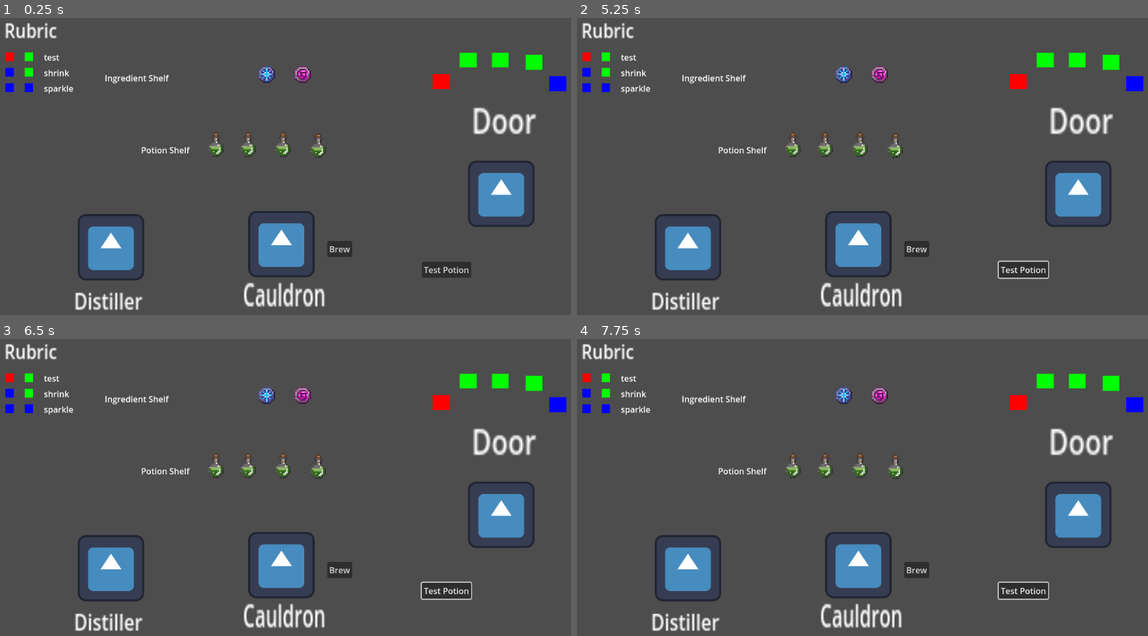
Above: before the commit, frames 1-4 (two rows, left to right).
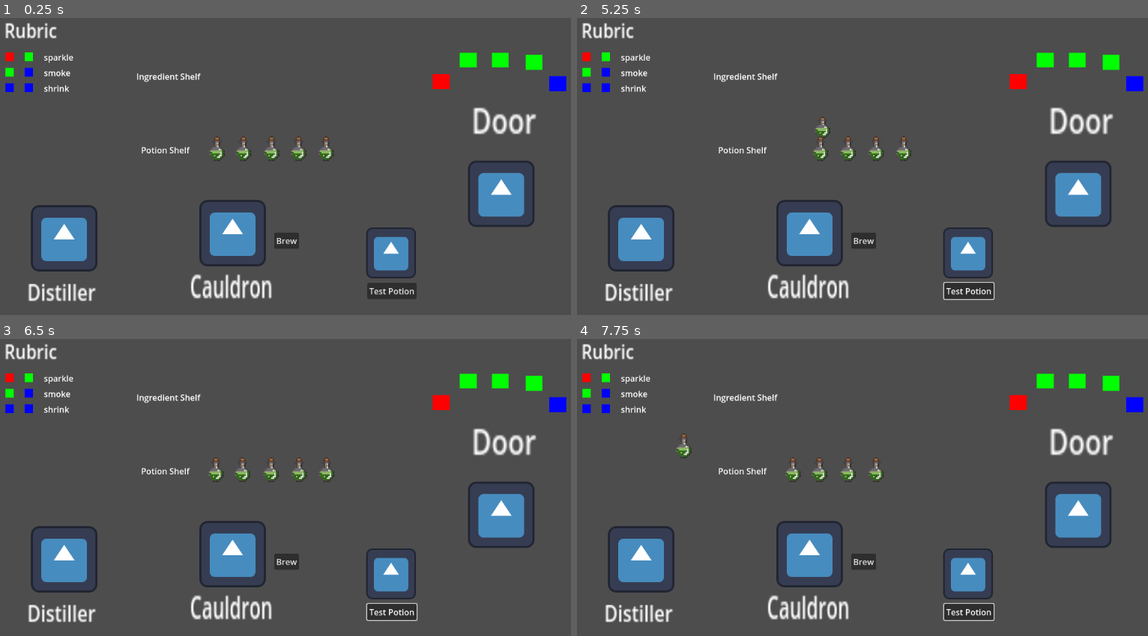
Above: after the commit, the same moments.

Repository: Sleeping-Robot-Games/Interstellar-Potion
Game: Godot game, scene res://scenes/game.tscn
Same seed, same stepped clock (60 frames per second), same inputs: the game is played once before the commit and once after it. The engine's default icon, where the game draws it, is replaced by a stand-in: a white triangle on a blue panel in a dark square.
Inputs (mouse positions are in pixels of both pictures, inside the frame that each line leads up to):
- Up to frame 1 (0.25 s): no input
- Up to frame 2 (5.25 s): click "Brew" at 0.5 s; click "Test Potion" at 1.25 s; click "Brew" at 2 s; click "Test Potion" at 2.75 s; click "Brew" at 3.5 s; click "Test Potion" at 4.25 s; tap Enter at 5 s; drag from (793, 145) to (879, 74) at 5.02 s
- Up to frame 3 (6.5 s): drag from (251, 466) to (302, 395) at 5.77 s
- Up to frame 4 (7.75 s): move the mouse to (862, 466) at 6.52 s; click (862, 466) at 6.67 s; tap Space at 7.25 s; drag from (896, 466) to (685, 442) at 7.27 s

The runs differ from the first frame. In frame 1, 11% of the frame differs, in the area x 0-83%, y 12-99%; in frame 2, 11%; in frame 3, 11%; in frame 4, 11%.

Commit message:
we clicking and dragging

Diff:
--- a/scenes/game.tscn
+++ b/scenes/game.tscn
@@ -1,10 +1,20 @@
-[gd_scene load_steps=6 format=3 uid="uid://c40o4d6evlptt"]
+[gd_scene load_steps=8 format=3 uid="uid://c40o4d6evlptt"]
 
 [ext_resource type="Script" path="res://scripts/game.gd" id="1_5uhqb"]
-[ext_resource type="PackedScene" uid="uid://ypyuf6v1221x" path="res://scenes/rubric_row.tscn" id="1_jpkwy"]
 [ext_resource type="Texture2D" uid="uid://cau643n4iiahd" path="res://icon.svg" id="2_s6gcc"]
 [ext_resource type="PackedScene" uid="uid://b078erutahxlu" path="res://scenes/potion.tscn" id="4_lu131"]
-[ext_resource type="PackedScene" uid="uid://cwsgtumnbrxfi" path="res://scenes/ingredient.tscn" id="8_nmp50"]
+
+[sub_resource type="RectangleShape2D" id="RectangleShape2D_iehke"]
+size = Vector2(129, 124)
+
+[sub_resource type="RectangleShape2D" id="RectangleShape2D_bmckp"]
+size = Vector2(131, 127)
+
+[sub_resource type="RectangleShape2D" id="RectangleShape2D_j6oc5"]
+size = Vector2(125, 124.5)
+
+[sub_resource type="RectangleShape2D" id="RectangleShape2D_h4d7w"]
+size = Vector2(96.25, 98.5)
 
 [node name="Game" type="Node2D"]
 script = ExtResource("1_5uhqb")
@@ -19,21 +29,9 @@
 layout_mode = 0
 offset_left = 35.0
 offset_top = 95.0
-offset_right = 139.0
+offset_right = 174.0
 offset_bottom = 290.0
 theme_override_constants/separation = 30
-
-[node name="Row" parent="Rubric/Container" instance=ExtResource("1_jpkwy")]
-layout_mode = 2
-combination = ["red", "green", "test"]
-
-[node name="Row2" parent="Rubric/Container" instance=ExtResource("1_jpkwy")]
-layout_mode = 2
-combination = ["blue", "green", "shrink"]
-
-[node name="Row3" parent="Rubric/Container" instance=ExtResource("1_jpkwy")]
-layout_mode = 2
-combination = ["blue", "blue", "sparkle"]
 
 [node name="Label" type="Label" parent="Rubric"]
 layout_mode = 0
@@ -44,10 +42,10 @@
 scale = Vector2(2.03786, 2.36778)
 text = "Rubric"
 
-[node name="DoorPlaceholder" type="Node2D" parent="."]
+[node name="Door" type="Node2D" parent="."]
 position = Vector2(976, 34)
 
-[node name="Label2" type="Label" parent="DoorPlaceholder"]
+[node name="Label2" type="Label" parent="Door"]
 offset_left = -44.0
 offset_top = 144.0
 offset_right = -4.0
@@ -56,7 +54,7 @@
 text = "Door"
 metadata/_edit_use_anchors_ = true
 
-[node name="Requirements" type="Control" parent="DoorPlaceholder/Label2"]
+[node name="Requirements" type="Control" parent="Door/Label2"]
 layout_mode = 1
 anchor_left = -0.0212422
 anchor_top = 0.56385
@@ -68,7 +66,7 @@
 offset_bottom = -13.0
 metadata/_edit_use_anchors_ = true
 
-[node name="ColorRect" type="ColorRect" parent="DoorPlaceholder/Label2/Requirements"]
+[node name="ColorRect" type="ColorRect" parent="Door/Label2/Requirements"]
 layout_mode = 0
 offset_left = -16.5515
 offset_top = 5.92442
@@ -77,7 +75,7 @@
 color = Color(1, 0, 0, 1)
 metadata/_edit_use_anchors_ = true
 
-[node name="ColorRect2" type="ColorRect" parent="DoorPlaceholder/Label2/Requirements"]
+[node name="ColorRect2" type="ColorRect" parent="Door/Label2/Requirements"]
 layout_mode = 0
 offset_left = -1.15757
 offset_top = -3.54871
@@ -86,7 +84,7 @@
 color = Color(0, 1, 0, 1)
 metadata/_edit_use_anchors_ = true
 
-[node name="ColorRect3" type="ColorRect" parent="DoorPlaceholder/Label2/Requirements"]
+[node name="ColorRect3" type="ColorRect" parent="Door/Label2/Requirements"]
 layout_mode = 0
 offset_left = 17.623
 offset_top = -3.79161
@@ -95,7 +93,7 @@
 color = Color(0, 1, 0, 1)
 metadata/_edit_use_anchors_ = true
 
-[node name="ColorRect4" type="ColorRect" parent="DoorPlaceholder/Label2/Requirements"]
+[node name="ColorRect4" type="ColorRect" parent="Door/Label2/Requirements"]
 layout_mode = 0
 offset_left = 37.6351
 offset_top = -2.57711
@@ -104,7 +102,7 @@
 color = Color(0, 1, 0, 1)
 metadata/_edit_use_anchors_ = true
 
-[node name="ColorRect5" type="ColorRect" parent="DoorPlaceholder/Label2/Requirements"]
+[node name="ColorRect5" type="ColorRect" parent="Door/Label2/Requirements"]
 layout_mode = 0
 offset_left = 51.7975
 offset_top = 6.89602
@@ -113,14 +111,24 @@
 color = Color(0, 0, 1, 1)
 metadata/_edit_use_anchors_ = true
 
-[node name="Sprite2D" type="Sprite2D" parent="DoorPlaceholder"]
+[node name="Sprite2D" type="Sprite2D" parent="Door"]
 position = Vector2(13, 334)
 texture = ExtResource("2_s6gcc")
 
-[node name="CauldronPlaceholder" type="Node2D" parent="."]
-position = Vector2(565, 482)
-
-[node name="Label" type="Label" parent="CauldronPlaceholder"]
+[node name="Marker2D" type="Marker2D" parent="Door"]
+position = Vector2(13, 338)
+
+[node name="Area2D" type="Area2D" parent="Door"]
+position = Vector2(-34, 272)
+
+[node name="CollisionShape2D" type="CollisionShape2D" parent="Door/Area2D"]
+position = Vector2(50.5, 60)
+shape = SubResource("RectangleShape2D_iehke")
+
+[node name="Cauldron" type="Node2D" parent="."]
+position = Vector2(463, 466)
+
+[node name="Label" type="Label" parent="Cauldron"]
 offset_left = -73.0
 offset_top = 36.0
 offset_right = -2.0
@@ -129,21 +137,31 @@
 text = "Cauldron"
 metadata/_edit_use_anchors_ = true
 
-[node name="Sprite2D" type="Sprite2D" parent="CauldronPlaceholder"]
-position = Vector2(1, -17)
-texture = ExtResource("2_s6gcc")
-
-[node name="Button" type="Button" parent="CauldronPlaceholder"]
+[node name="Sprite2D" type="Sprite2D" parent="Cauldron"]
+position = Vector2(9, -22)
+texture = ExtResource("2_s6gcc")
+
+[node name="Button" type="Button" parent="Cauldron"]
 offset_left = 89.0
 offset_top = -23.0
 offset_right = 137.0
 offset_bottom = 8.0
 text = "Brew"
-
-[node name="DistillerPlaceholder" type="Node2D" parent="."]
-position = Vector2(169, 527)
-
-[node name="Label" type="Label" parent="DistillerPlaceholder"]
+metadata/_edit_use_anchors_ = true
+
+[node name="Marker2D" type="Marker2D" parent="Cauldron"]
+position = Vector2(10, -21)
+
+[node name="Area2D" type="Area2D" parent="Cauldron"]
+
+[node name="CollisionShape2D" type="CollisionShape2D" parent="Cauldron/Area2D"]
+position = Vector2(8.5, -22.5)
+shape = SubResource("RectangleShape2D_bmckp")
+
+[node name="Distiller" type="Node2D" parent="."]
+position = Vector2(79, 510)
+
+[node name="Label" type="Label" parent="Distiller"]
 offset_left = -2.0
 offset_top = 16.0
 offset_right = 58.0
@@ -152,70 +170,118 @@
 text = "Distiller"
 metadata/_edit_use_anchors_ = true
 
-[node name="Sprite2D" type="Sprite2D" parent="DistillerPlaceholder"]
+[node name="Sprite2D" type="Sprite2D" parent="Distiller"]
 position = Vector2(69, -56)
 texture = ExtResource("2_s6gcc")
 
-[node name="PotionShelfPlaceholder" type="Node2D" parent="."]
+[node name="Marker2D" type="Marker2D" parent="Distiller"]
+position = Vector2(70, -52)
+
+[node name="Area2D" type="Area2D" parent="Distiller"]
+
+[node name="CollisionShape2D" type="CollisionShape2D" parent="Distiller/Area2D"]
+position = Vector2(68.5, -55.25)
+shape = SubResource("RectangleShape2D_j6oc5")
+
+[node name="PotionShelf" type="Node2D" parent="."]
 position = Vector2(303, 273)
 
-[node name="Label" type="Label" parent="PotionShelfPlaceholder"]
+[node name="Label" type="Label" parent="PotionShelf"]
 offset_left = -7.0
 offset_top = -1.0
 offset_right = 86.0
 offset_bottom = 22.0
 text = "Potion Shelf"
 
-[node name="Potion" parent="PotionShelfPlaceholder" instance=ExtResource("4_lu131")]
-position = Vector2(137, -8)
-
-[node name="Potion2" parent="PotionShelfPlaceholder" instance=ExtResource("4_lu131")]
-position = Vector2(199, -8)
-
-[node name="Potion3" parent="PotionShelfPlaceholder" instance=ExtResource("4_lu131")]
-position = Vector2(266, -8)
-
-[node name="Potion4" parent="PotionShelfPlaceholder" instance=ExtResource("4_lu131")]
-position = Vector2(334, -6)
-ingredients = ["green", "blue"]
-
-[node name="IngredientShelfPlaceholder" type="Node2D" parent="."]
+[node name="Pos1" type="Marker2D" parent="PotionShelf"]
+position = Vector2(137, 0)
+
+[node name="Pos2" type="Marker2D" parent="PotionShelf"]
+position = Vector2(188, 0)
+
+[node name="Pos3" type="Marker2D" parent="PotionShelf"]
+position = Vector2(241, 0)
+
+[node name="Pos4" type="Marker2D" parent="PotionShelf"]
+position = Vector2(295, 0)
+
+[node name="Pos5" type="Marker2D" parent="PotionShelf"]
+position = Vector2(348, 0)
+
+[node name="Potion" parent="PotionShelf" instance=ExtResource("4_lu131")]
+position = Vector2(137, 0)
+
+[node name="Potion2" parent="PotionShelf" instance=ExtResource("4_lu131")]
+position = Vector2(188, 0)
+shelf_index = 2
+
+[node name="Potion3" parent="PotionShelf" instance=ExtResource("4_lu131")]
+position = Vector2(242, 0)
+effect = "sparkle"
+shelf_index = 3
+
+[node name="Potion4" parent="PotionShelf" instance=ExtResource("4_lu131")]
+position = Vector2(294, 0)
+effect = "shrink"
+shelf_index = 4
+
+[node name="Potion5" parent="PotionShelf" instance=ExtResource("4_lu131")]
+position = Vector2(347, 0)
+effect = "shrink"
+shelf_index = 5
+
+[node name="IngredientShelf" type="Node2D" parent="."]
 position = Vector2(299, 132)
 
-[node name="Label" type="Label" parent="IngredientShelfPlaceholder"]
-offset_left = -73.0
-offset_top = 1.0
-offset_right = 50.0
-offset_bottom = 24.0
+[node name="Label" type="Label" parent="IngredientShelf"]
+offset_left = -12.0
+offset_top = -2.0
+offset_right = 111.0
+offset_bottom = 21.0
 text = "Ingredient Shelf"
 
-[node name="Ingredient" parent="IngredientShelfPlaceholder" instance=ExtResource("8_nmp50")]
-position = Vector2(308, 5)
-
-[node name="Ingredient2" parent="IngredientShelfPlaceholder" instance=ExtResource("8_nmp50")]
-position = Vector2(239, 5)
-color = "green"
-
-[node name="Ingredient3" parent="IngredientShelfPlaceholder" instance=ExtResource("8_nmp50")]
-visible = false
-position = Vector2(164, 7)
-color = "green"
-
-[node name="Ingredient4" parent="IngredientShelfPlaceholder" instance=ExtResource("8_nmp50")]
-visible = false
-position = Vector2(98, 7)
-color = "red"
-
-[node name="Button" type="Button" parent="."]
-offset_left = 836.0
-offset_top = 499.0
-offset_right = 931.0
-offset_bottom = 530.0
-text = "Test Potion"
-
-[node name="Label" type="Label" parent="Button"]
-layout_mode = 0
+[node name="Pos1" type="Marker2D" parent="IngredientShelf"]
+position = Vector2(146, 0)
+
+[node name="Pos2" type="Marker2D" parent="IngredientShelf"]
+position = Vector2(193, 0)
+
+[node name="Pos3" type="Marker2D" parent="IngredientShelf"]
+position = Vector2(242, 0)
+
+[node name="Pos4" type="Marker2D" parent="IngredientShelf"]
+position = Vector2(290, 0)
+
+[node name="Pos5" type="Marker2D" parent="IngredientShelf"]
+position = Vector2(342, 0)
+
+[node name="Pos6" type="Marker2D" parent="IngredientShelf"]
+position = Vector2(393, 0)
+
+[node name="TestPotion" type="Node2D" parent="."]
+position = Vector2(731, 540)
+
+[node name="Label" type="Label" parent="TestPotion"]
 offset_left = 25.0
 offset_top = 47.0
 offset_right = 65.0
 offset_bottom = 70.0
+
+[node name="Sprite2D" type="Sprite2D" parent="TestPotion"]
+position = Vector2(46, -58)
+scale = Vector2(0.75, 0.765625)
+texture = ExtResource("2_s6gcc")
+
+[node name="Marker2D" type="Marker2D" parent="TestPotion"]
+position = Vector2(45, -54)
+
+[node name="Button" type="Button" parent="TestPotion"]
+offset_right = 8.0
+offset_bottom = 8.0
+text = "Test Potion"
+
+[node name="Area2D" type="Area2D" parent="TestPotion"]
+
+[node name="CollisionShape2D" type="CollisionShape2D" parent="TestPotion/Area2D"]
+position = Vector2(46.125, -60.25)
+shape = SubResource("RectangleShape2D_h4d7w")
--- a/scenes/potion.tscn
+++ b/scenes/potion.tscn
@@ -7,8 +7,10 @@
 size = Vector2(36, 47)
 
 [node name="Potion" type="AnimatedSprite2D"]
+z_index = 1
 sprite_frames = ExtResource("1_dpclg")
-frame_progress = 0.347
+frame = 2
+frame_progress = 0.621926
 script = ExtResource("2_aynsk")
 
 [node name="Area2D" type="Area2D" parent="."]
@@ -17,4 +19,7 @@
 [node name="CollisionShape2D" type="CollisionShape2D" parent="Area2D"]
 shape = SubResource("RectangleShape2D_jah83")
 
+[connection signal="area_entered" from="Area2D" to="." method="_on_area_2d_area_entered"]
+[connection signal="area_exited" from="Area2D" to="." method="_on_area_2d_area_exited"]
 [connection signal="mouse_entered" from="Area2D" to="." method="_on_area_2d_mouse_entered"]
+[connection signal="mouse_exited" from="Area2D" to="." method="_on_area_2d_mouse_exited"]
--- a/scripts/game.gd
+++ b/scripts/game.gd
@@ -1,11 +1,26 @@
 extends Node2D
 
-var requirements = ['red', 'green', 'green', 'green', 'blue']
+@export var solution = ['red', 'green', 'green', 'green', 'blue']
+
+var rubric_row_scene = preload("res://scenes/rubric_row.tscn")
+
+var rubric = {
+	'sparkle': ['red', 'green'],
+	'smoke': ['green', 'blue'],
+	'shrink': ['blue', 'blue']
+}
 
 func _ready():
-	var requirement_nodes = $DoorPlaceholder/Label2/Requirements.get_children()
+	# Set Door Requirements
+	var requirement_nodes = $Door/Label2/Requirements.get_children()
 	for i in range(requirement_nodes.size()):
-		requirement_nodes[i].color = Color.html(g.hex_conversion[requirements[i]])
+		requirement_nodes[i].color = Color.html(g.hex_conversion[solution[i]])
+
+	# Set Rubric
+	for effect in rubric.keys():
+		var row_instance = rubric_row_scene.instantiate()
+		row_instance.effect = effect
+		$Rubric/Container.add_child(row_instance)
 
 func _process(delta):
 	pass
--- a/scripts/ingredient.gd
+++ b/scripts/ingredient.gd
@@ -1,6 +1,6 @@
 extends Sprite2D
 
-@export var color = 'blue'
+var color: String
 
 var sprite_dict = {
 	'blue': ['res://assets/arcane_rune.png'],
--- a/scripts/potion.gd
+++ b/scripts/potion.gd
@@ -1,16 +1,53 @@
 extends AnimatedSprite2D
 
-@export var ingredients = ['green', 'green']
-@export var effect = 'test'
+@onready var game = get_tree().root.get_node('Game')
+@onready var potion_shelf = get_parent()
+
+@export var effect = 'smoke'
+@export var shelf_index = 1
+@onready var potion_shelf_position = potion_shelf.get_node('Pos'+str(shelf_index)).global_position
+@onready var drop_location = potion_shelf_position
+
+var ingredients
+var dragging = false
+var mouse_over = false
 
 func _ready():
-	pass # Replace with function body.
+	ingredients = game.rubric[effect]
+
+func _process(delta):
+	if dragging:
+		global_position = get_global_mouse_position()
+
+func _input(event):
+	# Check if the event is a mouse button press
+	if event is InputEventMouseButton:
+		if event.button_index == MOUSE_BUTTON_LEFT:
+			if event.pressed:
+				# Start dragging if the mouse button is pressed and is over the sprite
+				if mouse_over:
+					dragging = true
+			else:
+				# Stop dragging when the mouse button is released
+				dragging = false
+				global_position = drop_location
+
+func _on_area_2d_mouse_entered():
+	play()
+	mouse_over = true
+
+func _on_area_2d_mouse_exited():
+	if drop_location == potion_shelf_position:
+		stop()
+	mouse_over = false
+
+func _on_area_2d_area_entered(area):
+	var parent_node = area.get_parent()
+	if parent_node.name == 'TestPotion' or parent_node.name == 'Distiller':
+		drop_location = parent_node.get_node('Marker2D').global_position
 
 
-func _process(delta):
-	pass
-
-
-func _on_area_2d_mouse_entered():
-	pass
-	# TODO: Play animation
+func _on_area_2d_area_exited(area):
+	var parent_node = area.get_parent()
+	if parent_node.name == 'TestPotion' or parent_node.name == 'Distiller':
+		drop_location = potion_shelf_position
--- a/scripts/rubric_row.gd
+++ b/scripts/rubric_row.gd
@@ -1,12 +1,14 @@
 extends Control
 
-@export var combination = ['red', 'blue', 'smoke']
+var effect: String
+
+@onready var game = get_tree().root.get_node('Game')
 
 # Called when the node enters the scene tree for the first time.
 func _ready():
-	$Element0.color = Color.html(g.hex_conversion[combination[0]])
-	$Element1.color = Color.html(g.hex_conversion[combination[1]])
-	$Label.text = combination[2]
+	$Element0.color = Color.html(g.hex_conversion[game.rubric[effect][0]])
+	$Element1.color = Color.html(g.hex_conversion[game.rubric[effect][1]])
+	$Label.text = effect
 
 
 # Called every frame. 'delta' is the elapsed time since the previous frame.
